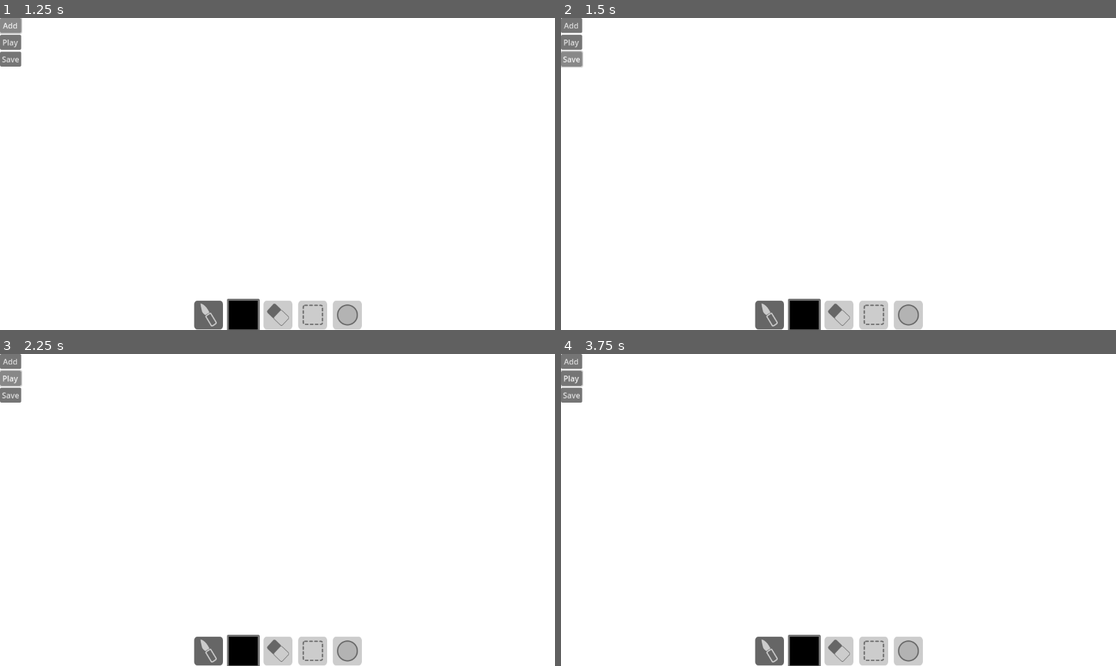
Above: before the commit, frames 1-4 (two rows, left to right).
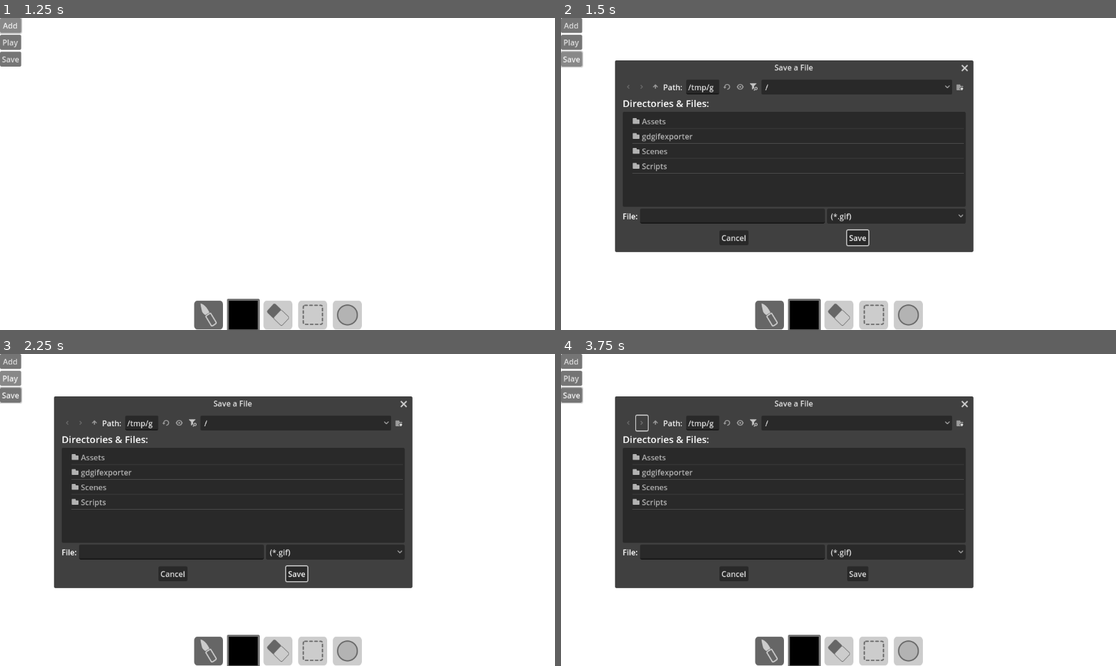
Above: after the commit, the same moments.

Repository: CadeL4D/AnimationMaker
Game: Godot game, scene res://Scenes/drawing_space.tscn
The game is run twice, just before and just after one commit, with the same random seed, the same clock (stepped at 60 frames per second) and the same inputs.
Inputs (mouse positions are in pixels of both pictures, inside the frame that each line leads up to):
- Up to frame 1 (1.25 s): click "Add" at 0.5 s
- Up to frame 2 (1.5 s): click "Save" at 1.25 s
- Up to frame 3 (2.25 s): click "Play" at 2 s
- Up to frame 4 (3.75 s): click "Play" at 2.75 s; click (644, 422) at 3.52 s

Frame 1 is identical in both runs. In frame 2, 40% of the frame differs, in the area x 9-75%, y 13-76%; in frame 3, 40%; in frame 4, 40%, in the area x 0-75%, y 5-76%.

Commit message:
Push
AddedFuckingSaving

Diff:
--- a/Scenes/export_buttons.tscn
+++ b/Scenes/export_buttons.tscn
@@ -12,6 +12,7 @@
 script = ExtResource("1_3obkp")
 
 [node name="VBoxContainer" type="VBoxContainer" parent="."]
+layout_mode = 0
 offset_right = 40.0
 offset_bottom = 40.0
 
@@ -26,3 +27,11 @@
 [node name="Save" type="Button" parent="VBoxContainer"]
 layout_mode = 2
 text = "Save"
+
+[node name="dirSave" type="FileDialog" parent="."]
+position = Vector2i(120, 120)
+access = 2
+filters = PackedStringArray("*.gif")
+use_native_dialog = true
+
+[connection signal="file_selected" from="dirSave" to="." method="_on_dir_save_file_selected"]
--- a/Scenes/testing_scene.tscn
+++ b/Scenes/testing_scene.tscn
@@ -1,4 +1,6 @@
-[gd_scene format=3 uid="uid://lvo3qblf5ibw"]
+[gd_scene load_steps=2 format=3 uid="uid://lvo3qblf5ibw"]
+
+[ext_resource type="Script" uid="uid://bnof8u8aw3qok" path="res://Scripts/testing_scene.gd" id="1_oq1i5"]
 
 [node name="testing scene" type="Control"]
 layout_mode = 3
@@ -7,3 +9,14 @@
 anchor_bottom = 1.0
 grow_horizontal = 2
 grow_vertical = 2
+script = ExtResource("1_oq1i5")
+
+[node name="FileDialog" type="FileDialog" parent="."]
+title = "Open a Directory"
+visible = true
+ok_button_text = "Select Current Folder"
+file_mode = 2
+access = 2
+use_native_dialog = true
+
+[connection signal="dir_selected" from="FileDialog" to="." method="_on_file_dialog_dir_selected"]
--- /dev/null
+++ b/Scripts/testing_scene.gd
@@ -0,0 +1,5 @@
+extends Control
+
+
+func _on_file_dialog_dir_selected(dir: String) -> void:
+	print(dir)
--- a/export_buttons.gd
+++ b/export_buttons.gd
@@ -3,6 +3,7 @@
 @onready var AddButton = $VBoxContainer/Add
 @onready var PlayButton = $VBoxContainer/Watch
 @onready var SaveButton = $VBoxContainer/Save
+@onready var FileSave = $dirSave
 
 func _ready() -> void:
 	AddButton.pressed.connect(add_button_clicked)
@@ -19,6 +20,26 @@
 	get_images("user://")
 
 func save_button_clicked():
+	FileSave.show()
+
+func num_files_in(path):
+	var files = []
+	var dir = DirAccess.open(path)
+	if dir:
+		return len((dir.get_files()))
+
+func get_images(path):
+	var images = []
+	var dir = DirAccess.open(path)
+	if dir:
+		print(dir.get_files())
+		for i in dir.get_files():
+			var image = Image.load_from_file(path+str(i))
+			images.append(image)
+	return images
+
+
+func _on_dir_save_file_selected(path: String) -> void:
 	const GIFExporter = preload("res://gdgifexporter/exporter.gd")
 	# load quantization module that you want to use
 	const MedianCutQuantization = preload("res://gdgifexporter/quantization/median_cut.gd")
@@ -37,24 +58,9 @@
 
 	# when you have exported all frames of animation you, then you can save data into file
 	# open new file with write privlige
-	var file: FileAccess = FileAccess.open('user://result.gif', FileAccess.WRITE)
+
+	var file: FileAccess = FileAccess.open(path, FileAccess.WRITE)
 	# save data stream into file
 	file.store_buffer(exporter.export_file_data())
 	# close the file
 	file.close()
-
-func num_files_in(path):
-	var files = []
-	var dir = DirAccess.open(path)
-	if dir:
-		return len((dir.get_files()))
-
-func get_images(path):
-	var images = []
-	var dir = DirAccess.open(path)
-	if dir:
-		print(dir.get_files())
-		for i in dir.get_files():
-			var image = Image.load_from_file(path+str(i))
-			images.append(image)
-	return images
Not shown: 1 places in Scenes/drawing_space.tscn that only renumber resources
Not shown: 1 places in Scenes/export_buttons.tscn that only renumber resources
Not shown, added: Scripts/testing_scene.gd.uid
Binary file removed: image1.png
Not shown, removed: image1.png.import
